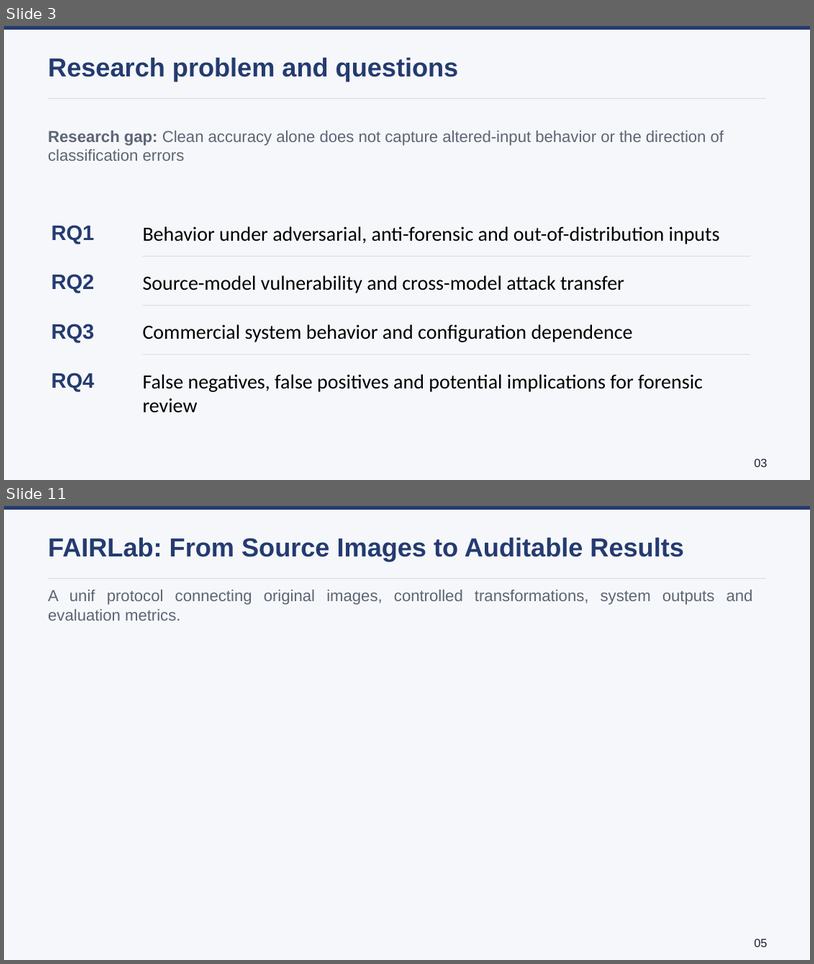
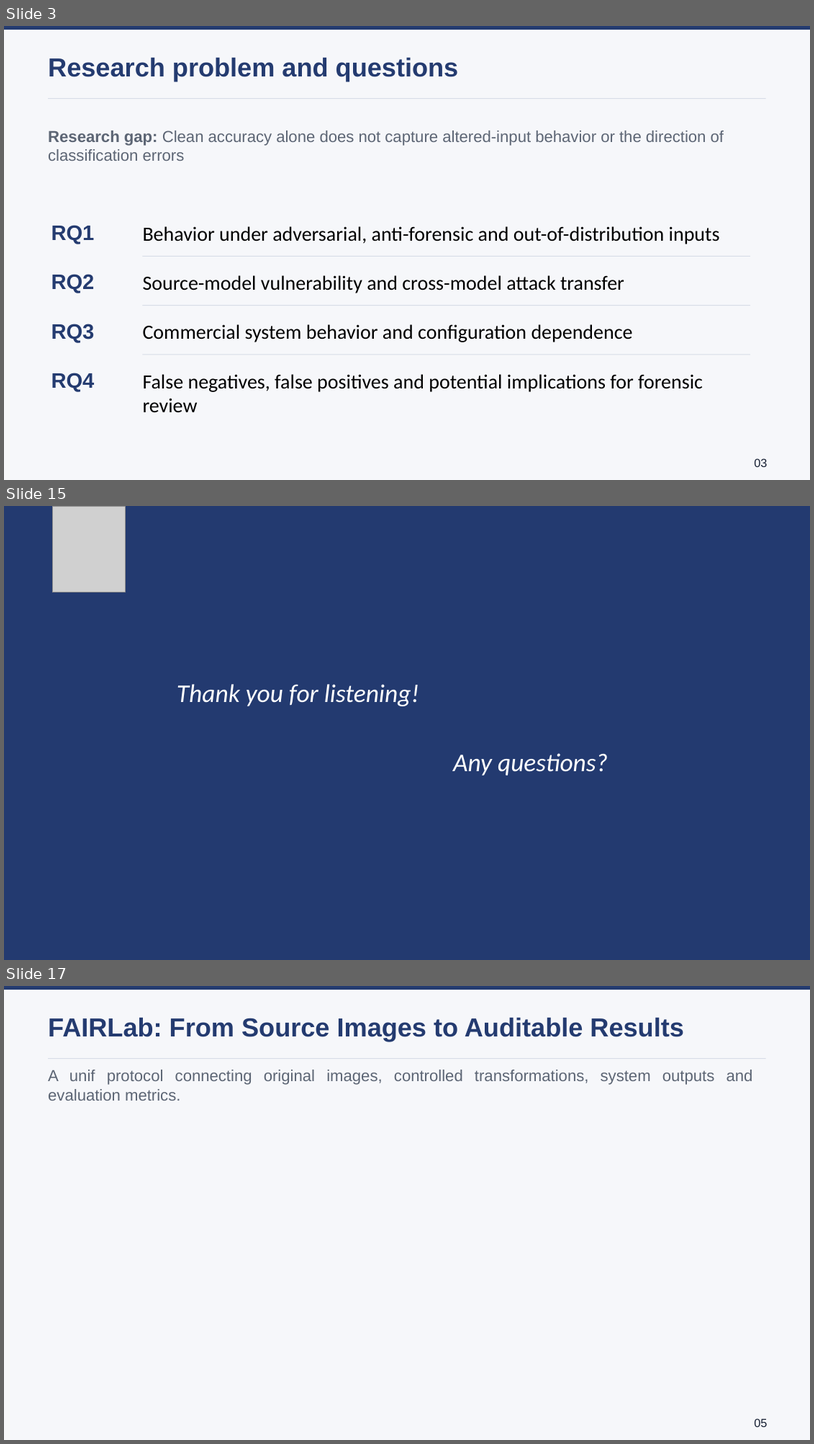
Before and after one commit to lmolinario/Molinario_Thesis_Defense_2026, a slide deck: Molinario_Thesis_Defense_2026.pptx. Shown one above the other, each under a label of ours: slides 3 and 11 before the commit, slides 3, 15 and 17 after it; the slides between them are not shown. The pictures are 814x964 and 814x1444 pixels, drawn with LibreOffice and Linux fonts; fonts in the diff are those of the drawing; grey boxes stand for pictures. Boxes give left, top, right and bottom in pixels: in the first picture for what was removed or moved away, otherwise in the second. Text is boxed around its words. In the diff, an @@ line names an element or a change of style, - is before the commit and + after.

```diff
--- a/Molinario_Thesis_Defense_2026.pptx
+++ b/Molinario_Thesis_Defense_2026.pptx
@@ slide 15 added at (4,506,810,960), background #FFFFFF @@
@@ rectangle added at (4,506,810,960), fill #233A70 @@
@@ picture added at (52,506,125,592) @@
@@ text added at (177,684,419,706), 30.4 pt, text #FFFFFF, italic @@
+Thank you for listening!
@@ text added at (453,753,608,775), 30.4 pt, text #FFFFFF, italic @@
+Any questions?
@@ what was slide 11 is now slide 17 @@
```
Also in this commit, not shown: 7 slides changed, 5 other slides added.
